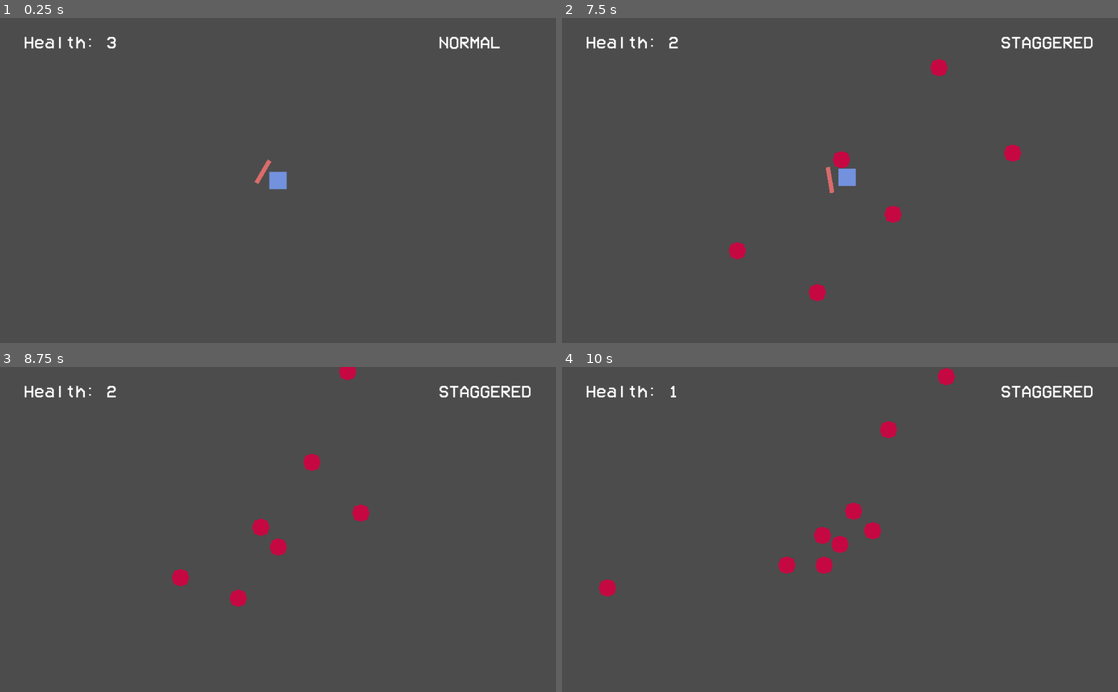
Above: before the commit, frames 1-4 (two rows, left to right).
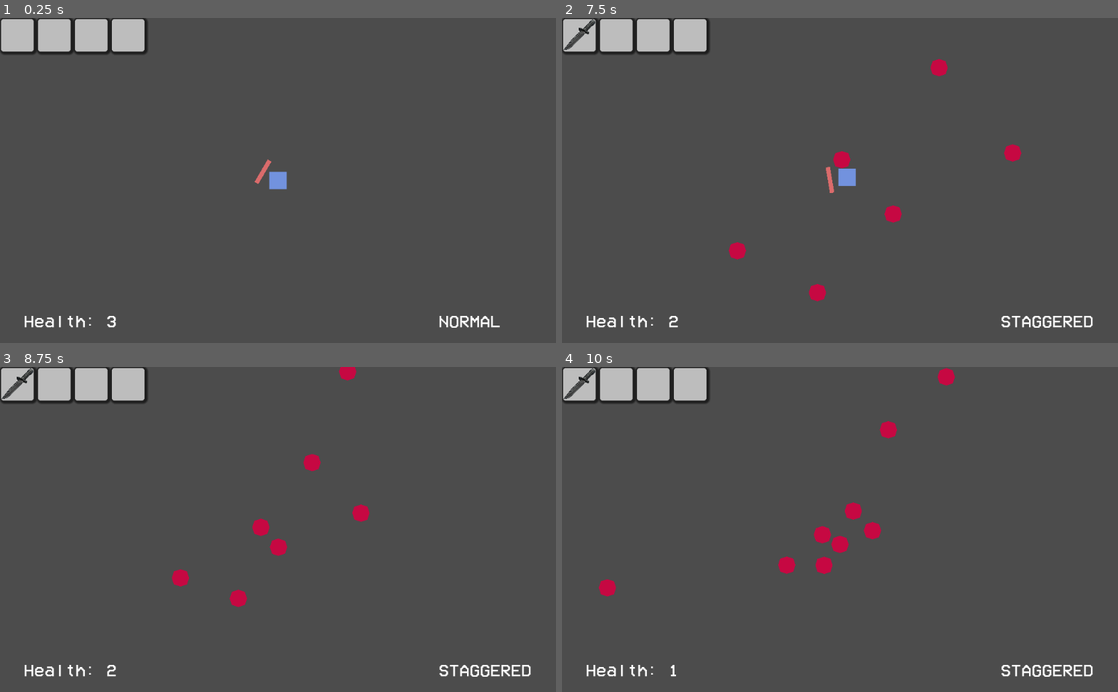
Above: after the commit, the same moments.

Repository: ESJ-Game-Dev-Club/waiver
Game: Godot game, scene res://main.tscn
Two runs of this game, one before a commit and one after it. Both use one fixed random seed, a clock stepped at 60 frames per second and the inputs below.
Inputs (mouse positions are in pixels of both pictures, inside the frame that each line leads up to):
- Up to frame 1 (0.25 s): no input
- Up to frame 2 (7.5 s): tap Enter (ui_accept) at 0.5, 0.6, 0.77, 1.07, 1.52, 1.55, 1.82, 2.1, 3.02, 3.05, 3.32, 3.6, 3.77, 4.07, 4.52, 4.55, 4.82, 5.1, 6.02, 6.05, 6.32, 6.6, 6.77, 7.07 s; move the mouse to (962, 164) at 0.52 s; hold D (move_right) 0.53-1.28 s; move the mouse to (728, 196) at 1.27 s; hold S (move_down) 1.28-2.03 s; click (728, 196) at 1.35 s; move the mouse to (895, 109) at 2.02 s; hold D (move_right) 2.03-2.78 s; move the mouse to (812, 245) at 2.77 s; hold W (move_up) 2.78-3.53 s; click (812, 245) at 2.85 s; move the mouse to (1006, 229) at 3.52 s; hold A (move_left) 3.53-5.03 s; move the mouse to (673, 131) at 4.27 s; click (673, 131) at 4.35 s; move the mouse to (867, 180) at 5.02 s; hold S (move_down) 5.03-5.78 s; move the mouse to (756, 99) at 5.77 s; hold D (move_right) 5.78-6.53 s; click (756, 99) at 5.85 s; move the mouse to (962, 164) at 6.52 s; hold W (move_up) 6.53-7.28 s; move the mouse to (728, 196) at 7.27 s; hold D (move_right) from 7.28 s (still down); click (728, 196) at 7.35 s
- Up to frame 3 (8.75 s): tap Enter (ui_accept) at 7.52, 7.55, 7.82, 8.1 s; move the mouse to (333, 458) at 8.02 s; release D (move_right) at 8.03 s; hold S (move_down) from 8.03 s (still down)
- Up to frame 4 (10 s): move the mouse to (812, 594) at 8.77 s; release S (move_down) at 8.78 s; hold A (move_left) 8.78-9.53 s; click (812, 594) at 8.85 s; tap Enter (ui_accept) at 9.02, 9.05, 9.32, 9.6, 9.77 s; move the mouse to (1006, 578) at 9.52 s; hold W (move_up) from 9.53 s (still down)

The runs differ from the first frame. In frame 1, 3.5% of the frame differs, in the area x 0-90%, y 0-96%; in frame 2, 3.7%; in frame 3, 3.7%; in frame 4, 3.7%, in the area x 0-96%, y 0-96%.

Commit message:
added start to inventory system and inventory  UI
The start of a Inventory system. The way that inventory information is stored right now should be updated to a dictionary based system in the future.

Diff:
--- a/global_vars.gd
+++ b/global_vars.gd
@@ -1,5 +1,6 @@
 extends Node
 
 
-var player: Node
+var player: Player
 var spawn_dist = 512 # enemies will spawn this far away from player
+signal item_change(slot, texture)
--- a/main.tscn
+++ b/main.tscn
@@ -1,18 +1,21 @@
-[gd_scene load_steps=4 format=2]
+[gd_scene load_steps=5 format=2]
 
 [ext_resource path="res://player/player.tscn" type="PackedScene" id=1]
+[ext_resource path="res://ui/inventory/inventory.tscn" type="PackedScene" id=2]
 [ext_resource path="res://ui/hud.tscn" type="PackedScene" id=3]
 [ext_resource path="res://enemy/hivemind.gd" type="Script" id=4]
 
 [node name="Main" type="Node"]
 
-[node name="CanvasLayer" parent="." instance=ExtResource( 3 )]
+[node name="Player" parent="." instance=ExtResource( 1 )]
+
+[node name="Hud" parent="." instance=ExtResource( 3 )]
+
+[node name="Inventory" parent="." instance=ExtResource( 2 )]
 
 [node name="Hivemind" type="Node" parent="."]
 script = ExtResource( 4 )
 
 [node name="Timer" type="Timer" parent="Hivemind"]
 
-[node name="Player" parent="." instance=ExtResource( 1 )]
-
 [connection signal="timeout" from="Hivemind/Timer" to="Hivemind" method="_on_Timer_timeout"]
--- a/player/player.gd
+++ b/player/player.gd
@@ -1,3 +1,4 @@
+class_name Player
 extends KinematicBody2D
 
 
@@ -14,6 +15,7 @@
 
 var health = 3
 
+var inventory_list : Array= ["res://resources/item_images/knife1.png", null, null, null]
 
 func _ready():
 	GlobalVars.player = self
@@ -97,5 +99,7 @@
 		input.x -= 1
 	if Input.is_action_pressed("move_right"):
 		input.x += 1
+	if Input.is_action_just_pressed("ui_accept"): ############################################## Test statement for Inventory remove later! #########################################################
+		GlobalVars.emit_signal("item_change", 0, inventory_list[0])
 
 	return input.normalized()
--- a/player/weapons/sword/sword.gd
+++ b/player/weapons/sword/sword.gd
@@ -1,5 +1,4 @@
 extends Weapon
-
 
 var ready = true # for cooldown timer
 export(Color) var normal_color
--- a/project.godot
+++ b/project.godot
@@ -9,12 +9,18 @@
 config_version=4
 
 _global_script_classes=[ {
+"base": "KinematicBody2D",
+"class": "Player",
+"language": "GDScript",
+"path": "res://player/player.gd"
+}, {
 "base": "Node2D",
 "class": "Weapon",
 "language": "GDScript",
 "path": "res://player/weapons/weapon.gd"
 } ]
 _global_script_class_icons={
+"Player": "",
 "Weapon": ""
 }
 
--- a/ui/hud.tscn
+++ b/ui/hud.tscn
@@ -8,12 +8,15 @@
 size = 32
 font_data = ExtResource( 2 )
 
-[node name="CanvasLayer" type="CanvasLayer"]
+[node name="hud" type="CanvasLayer"]
 script = ExtResource( 3 )
 
 [node name="Control" type="Control" parent="."]
-anchor_right = 1.0
+anchor_top = 0.867
+anchor_right = 0.992
 anchor_bottom = 1.0
+margin_top = -0.200012
+margin_right = 8.19196
 theme = ExtResource( 1 )
 
 [node name="Health" type="Label" parent="Control"]
--- /dev/null
+++ b/ui/inventory/inventory.tscn
@@ -0,0 +1,65 @@
+[gd_scene load_steps=3 format=2]
+
+[ext_resource path="res://ui/inventory/inventory_panel.stylebox" type="StyleBox" id=1]
+[ext_resource path="res://ui/inventory/slot.gd" type="Script" id=2]
+
+[node name="Inventory" type="CanvasLayer"]
+
+[node name="GridContainer" type="GridContainer" parent="."]
+margin_right = 256.0
+margin_bottom = 68.0
+columns = 4
+
+[node name="SlotW1" type="Panel" parent="GridContainer"]
+margin_right = 64.0
+margin_bottom = 64.0
+rect_min_size = Vector2( 64, 64 )
+custom_styles/panel = ExtResource( 1 )
+script = ExtResource( 2 )
+
+[node name="TextureRect" type="TextureRect" parent="GridContainer/SlotW1"]
+margin_right = 64.0
+margin_bottom = 64.0
+expand = true
+
+[node name="SlotW2" type="Panel" parent="GridContainer"]
+margin_left = 68.0
+margin_right = 132.0
+margin_bottom = 64.0
+rect_min_size = Vector2( 64, 64 )
+custom_styles/panel = ExtResource( 1 )
+script = ExtResource( 2 )
+slot_number = 1
+
+[node name="TextureRect" type="TextureRect" parent="GridContainer/SlotW2"]
+margin_right = 64.0
+margin_bottom = 64.0
+expand = true
+
+[node name="SlotM" type="Panel" parent="GridContainer"]
+margin_left = 136.0
+margin_right = 200.0
+margin_bottom = 64.0
+rect_min_size = Vector2( 64, 64 )
+custom_styles/panel = ExtResource( 1 )
+script = ExtResource( 2 )
+slot_number = 2
+
+[node name="TextureRect" type="TextureRect" parent="GridContainer/SlotM"]
+margin_right = 64.0
+margin_bottom = 64.0
+expand = true
+
+[node name="SlotA" type="Panel" parent="GridContainer"]
+margin_left = 204.0
+margin_right = 268.0
+margin_bottom = 64.0
+rect_min_size = Vector2( 64, 64 )
+custom_styles/panel = ExtResource( 1 )
+script = ExtResource( 2 )
+slot_number = 3
+
+[node name="TextureRect" type="TextureRect" parent="GridContainer/SlotA"]
+margin_right = 64.0
+margin_bottom = 64.0
+expand = true
--- /dev/null
+++ b/ui/inventory/slot.gd
@@ -0,0 +1,10 @@
+extends Node
+
+export var slot_number :int = 0 #set array value
+func _ready():
+	GlobalVars.connect("item_change", self, "initialize_item")
+	print("hi")
+
+func initialize_item(slot, texture):
+	if slot_number ==  slot:
+		$TextureRect.texture = load(texture)
Binary file added: resources/item_images/knife1.png
Not shown, added: resources/item_images/knife1.png.import
Binary file added: ui/inventory/inventory_panel.stylebox
